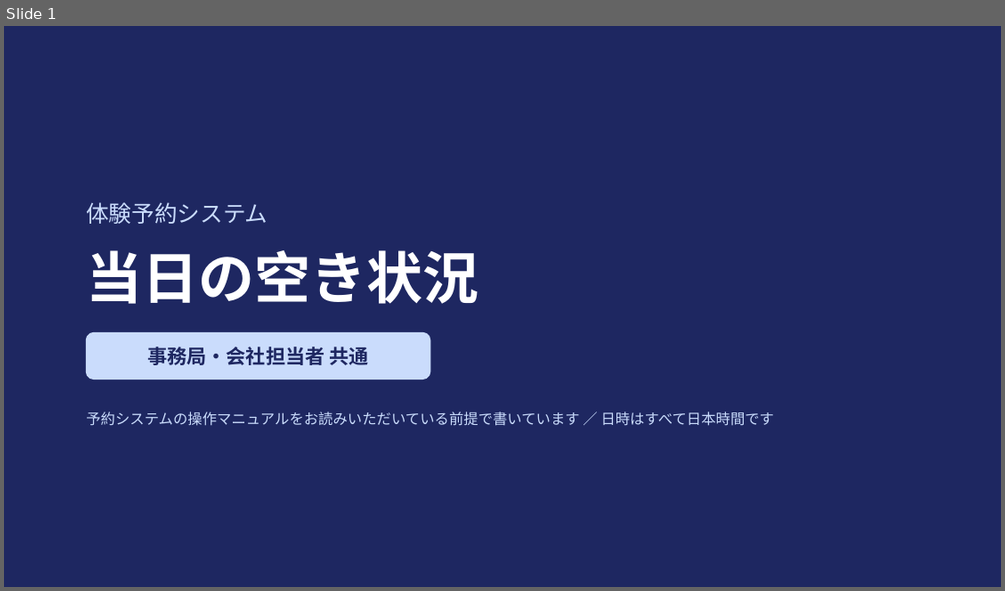
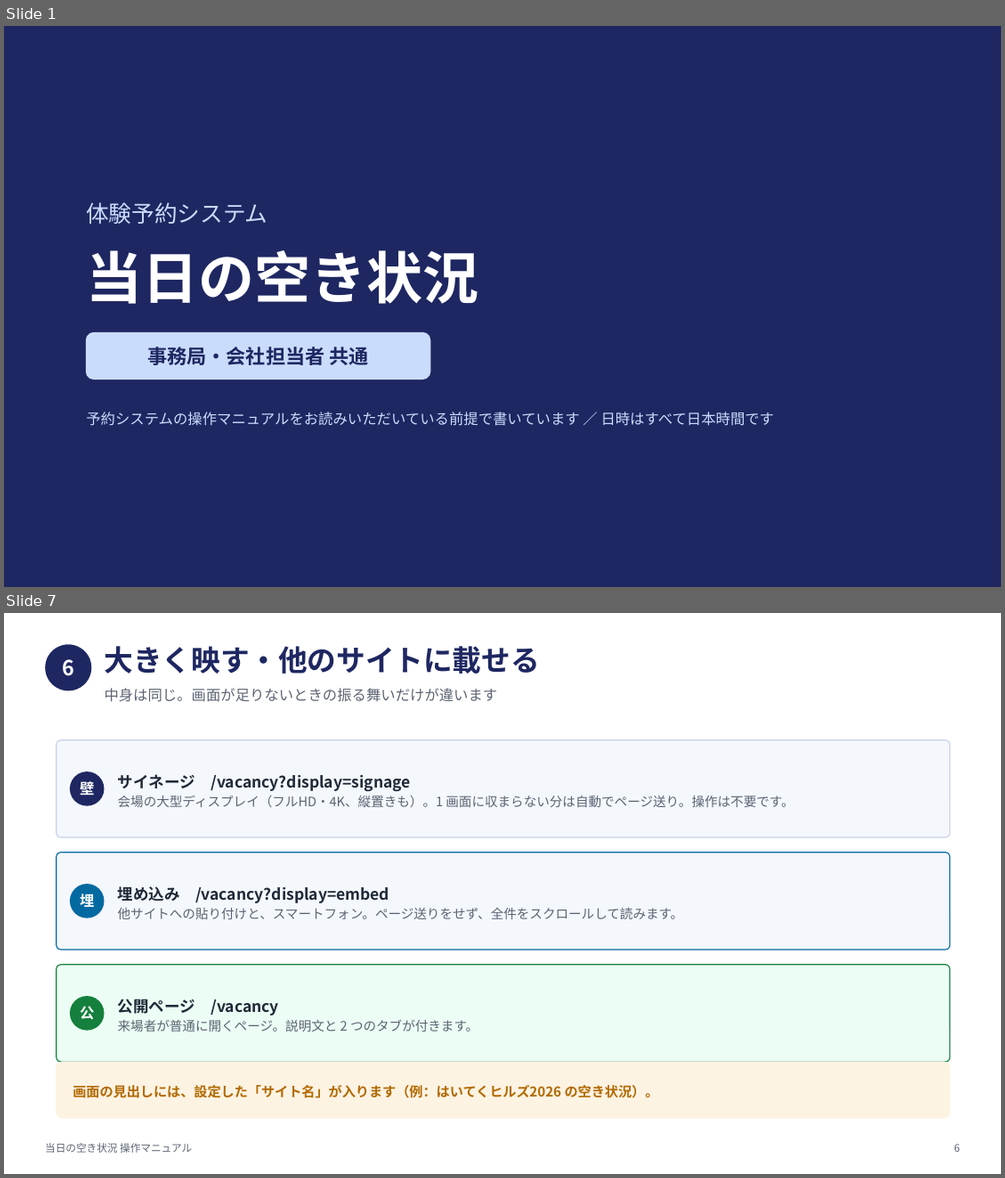
Before and after one commit to nisplus/reserve, a slide deck: docs/manual-vacancy.pptx. Shown one above the other, each under a label of ours: slide 1 before the commit, slides 1 and 7 after it; the slides between them are not shown. The pictures are 1005x591 and 1005x1178 pixels, drawn with LibreOffice and Linux fonts; fonts in the diff are those of the drawing. Boxes give left, top, right and bottom in pixels: in the first picture for what was removed or moved away, otherwise in the second. Text is boxed around its words. In the diff, an @@ line names an element or a change of style, - is before the commit and + after.

```diff
--- a/docs/manual-vacancy.pptx
+++ b/docs/manual-vacancy.pptx
@@ slide 7 added at box(4, 613, 1001, 1174), background #FFFFFF @@
@@ ellipse added at box(45, 644, 91, 690), fill #1E2761 @@
@@ text added at box(62, 659, 74, 676), 20 pt, text #FFFFFF, bold @@
+6
@@ text added at box(105, 646, 540, 674), 28 pt, text #1E2761, bold @@
+大きく映す・他のサイトに載せる
@@ text added at box(105, 688, 498, 702), 14 pt, text #5B6472 @@
+中身は同じ。画面が足りないときの振る舞いだけが違います
@@ rounded rectangle added at box(57, 740, 950, 837), fill #F4F7FC, outline #C7D2E4 1 pt @@
@@ ellipse added at box(70, 771, 105, 806), fill #1E2761 @@
@@ text added at box(80, 779, 94, 799), 14 pt, text #FFFFFF, bold @@
+壁
@@ text added at box(118, 774, 793, 807), 12.5 pt, text #5B6472 @@
+サイネージ /vacancy?display=signage
+会場の大型ディスプレイ（フルHD・4K、縦置きも）。1 画面に収まらない分は自動でページ送り。操作は不要です。
@@ rounded rectangle added at box(57, 852, 950, 949), fill #F4F7FC, outline #0369A1 1 pt @@
@@ ellipse added at box(70, 884, 105, 918), fill #0369A1 @@
@@ text added at box(80, 893, 94, 907), 14 pt, text #FFFFFF, bold @@
+埋
@@ text added at box(118, 886, 684, 919), 12.5 pt, text #5B6472 @@
+埋め込み /vacancy?display=embed
+他サイトへの貼り付けと、スマートフォン。ページ送りをせず、全件をスクロールして読みます。
@@ rounded rectangle added at box(57, 965, 950, 1062), fill #ECFDF5, outline #15803D 1 pt @@
@@ ellipse added at box(70, 996, 105, 1030), fill #15803D @@
@@ text added at box(80, 1005, 94, 1020), 14 pt, text #FFFFFF, bold @@
+公
@@ text added at box(118, 998, 478, 1031), 12.5 pt, text #5B6472 @@
+公開ページ /vacancy
+来場者が普通に開くページ。説明文と 2 つのタブが付きます。
@@ rounded rectangle added at box(57, 1062, 950, 1118), fill #FDF3E3, outline #FDF3E3 1 pt @@
@@ text added at box(73, 1085, 659, 1098), 13 pt, text #B26A00, bold @@
+画面の見出しには、設定した「サイト名」が入ります（例：はいてくヒルズ2026 の空き状況）。
@@ text added at box(45, 1143, 192, 1152), 10 pt, text #5B6472 @@
+当日の空き状況 操作マニュアル
@@ text added at box(954, 1143, 959, 1151), 10 pt, text #5B6472 @@
+6
```
Also in this commit, not shown: 9 slides changed, 5 other slides added, 1 slide removed, 9 other files.
